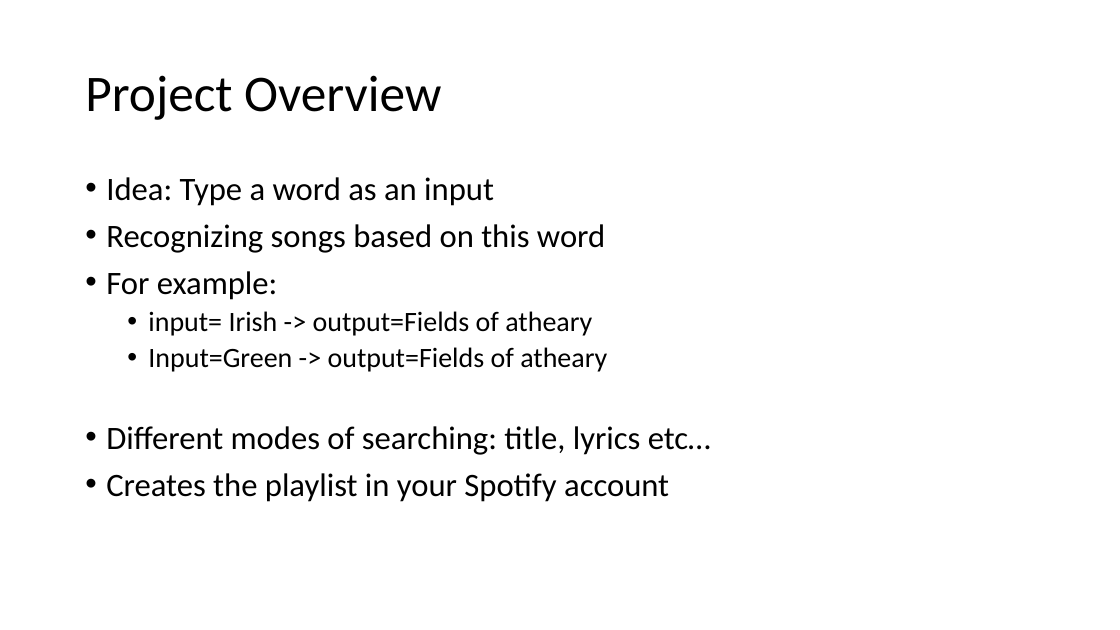
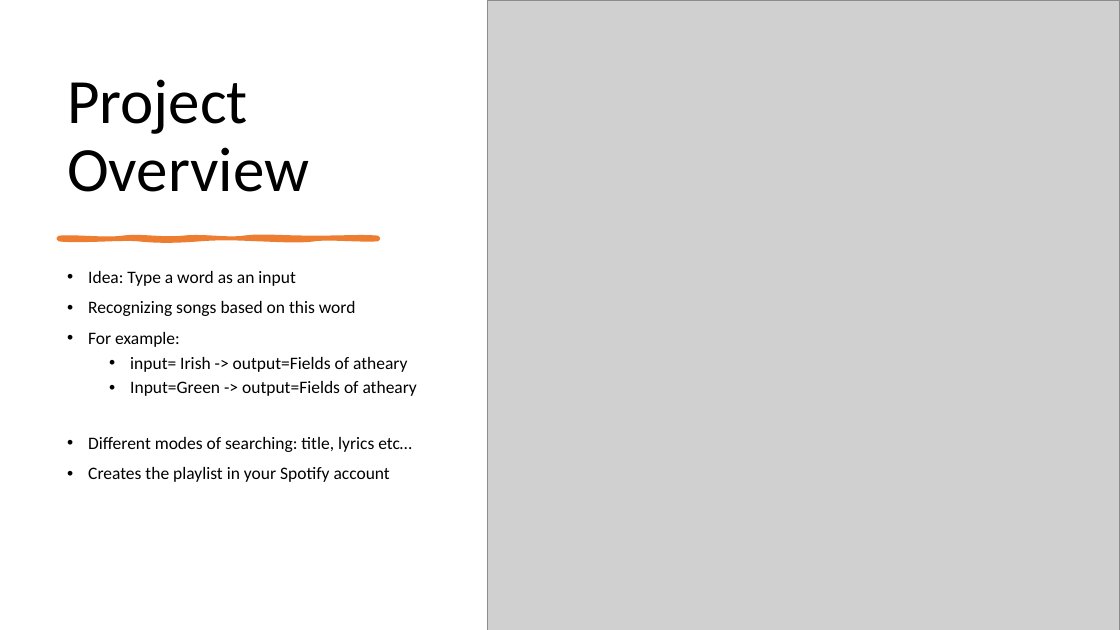
Before and after one commit to Yufei0523/322, a slide deck: slide 5 of Plan_powerpoint/first_presentation.pptx. Drawn at 1120x630 pixels with LibreOffice and Linux fonts; fonts in the diff are those of the drawing; grey boxes stand for pictures. Boxes give left, top, right and bottom in pixels: in the first picture for what was removed or moved away, otherwise in the second. Text is boxed around its words. In the diff, an @@ line names an element or a change of style, - is before the commit and + after.

Commit message:
powerpoint style modified

```diff
--- a/Plan_powerpoint/first_presentation.pptx
+++ b/Plan_powerpoint/first_presentation.pptx
@@ picture added at [488, 0, 1120, 630] @@
@@ title "Project Overview": place and size @@
-title "Project Overview" at [85, 75, 441, 120]
+title "Project Overview" at [67, 79, 309, 192]
@@ title "Project Overview" at [67, 79, 309, 192]: size 44 to 54 pt; vertical alignment middle to bottom @@
@@ freeform shape added at [59, 238, 378, 239], fill #ED7D31, outline #ED7D31 3.5 pt @@
@@ text "Idea: Type a word as ...": place and size @@
-text "Idea: Type a word as ..." at [106, 177, 711, 502]
+text "Idea: Type a word as ..." at [88, 271, 417, 482]
@@ text "Idea: Type a word as ..." at [88, 271, 417, 482]: size 28 to 15 pt in "Idea: Type a word as an input", "Recognizing songs based on this word", "For example:", "Different modes of searching: title, lyrics etc…" and 1 more places; size 24 to 15 pt in "input= Irish -> output=Fields of atheary", "Input=Green -> output=Fields of atheary" @@
```
Also in this commit, not shown: 2 other slides changed.
